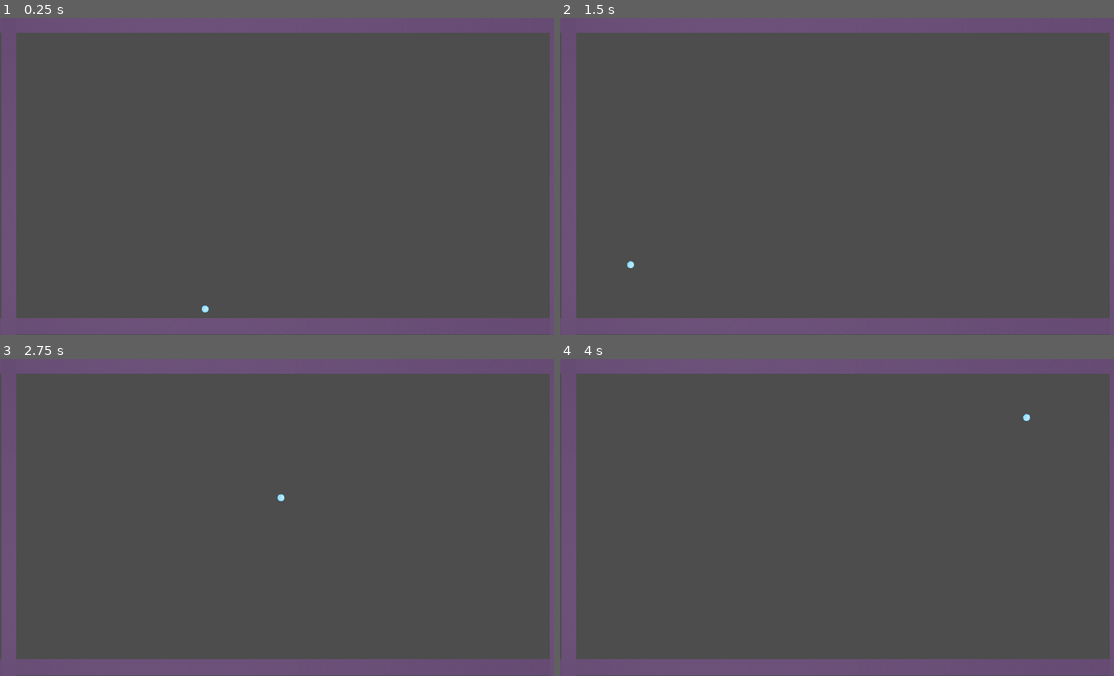
Above: before the commit, frames 1-4 (two rows, left to right).
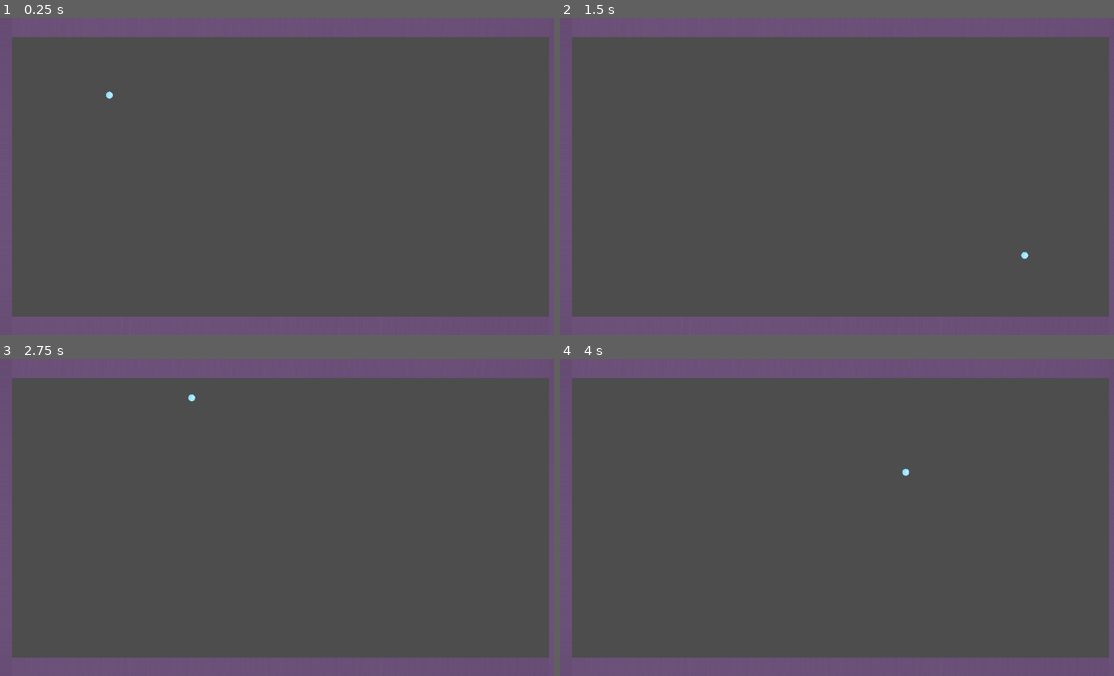
Above: after the commit, the same moments.

Repository: slinkp/godot-bounce-1
Game: Godot game, scene res://main.tscn
Two runs of this game, one before a commit and one after it. Both use one fixed random seed, a clock stepped at 60 frames per second and the inputs below.
Inputs:
- Up to frame 1 (0.25 s): no input
- Up to frame 2 (1.5 s): tap Enter at 1.25 s
- Up to frame 3 (2.75 s): no input
- Up to frame 4 (4 s): no input

The runs differ from the first frame. In frame 1, 3.0% of the frame differs, in the area x 0-100%, y 4-100%; in frame 2, 3.0%; in frame 3, 3.0%; in frame 4, 3.0%.

Commit message:
Hack to prevent ball going through walls: Make them really big offscreen.
This won't work for future obstacles onscreen though

Diff:
--- a/main.gd
+++ b/main.gd
@@ -2,7 +2,7 @@
 
 @export var ball_scene: PackedScene
 
-var speed = 1000.0
+var speed = 3000.0
 
 # Called when the node enters the scene tree for the first time.
 func _ready():
--- a/main.tscn
+++ b/main.tscn
@@ -11,18 +11,19 @@
 [node name="WallContainer" type="Node" parent="."]
 
 [node name="wall_t" parent="WallContainer" instance=ExtResource("2_34x0j")]
-position = Vector2(573, 14)
+position = Vector2(576, -164)
+scale = Vector2(2.88135, 20.2792)
 
 [node name="wall_b" parent="WallContainer" instance=ExtResource("2_34x0j")]
-position = Vector2(566, 630)
-scale = Vector2(1.51253, 1.6008)
+position = Vector2(556, 856)
+scale = Vector2(2.31887, 24.5293)
 
 [node name="wall_r" parent="WallContainer" instance=ExtResource("2_34x0j")]
-position = Vector2(1137, 340)
+position = Vector2(1565, 370)
 rotation = -1.57074
-scale = Vector2(0.954732, -1.48212)
+scale = Vector2(0.954732, 44.4781)
 
 [node name="wall_l" parent="WallContainer" instance=ExtResource("2_34x0j")]
-position = Vector2(18, 340)
+position = Vector2(-400, 306)
 rotation = -1.57074
-scale = Vector2(0.954732, -1.48212)
+scale = Vector2(0.954732, 42.4381)
